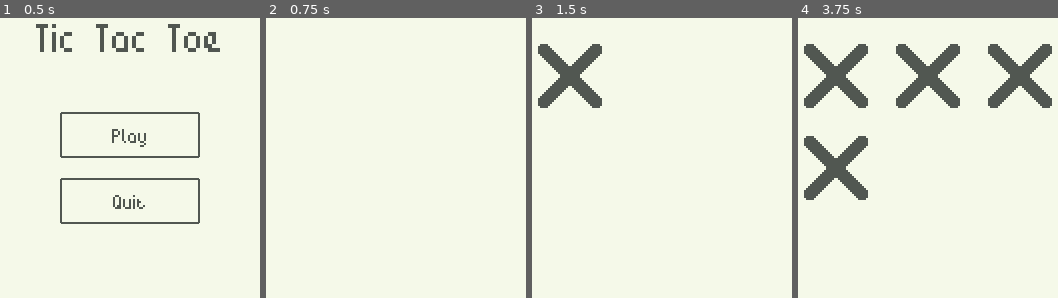
Above: before the commit, frames 1-4 (left to right).
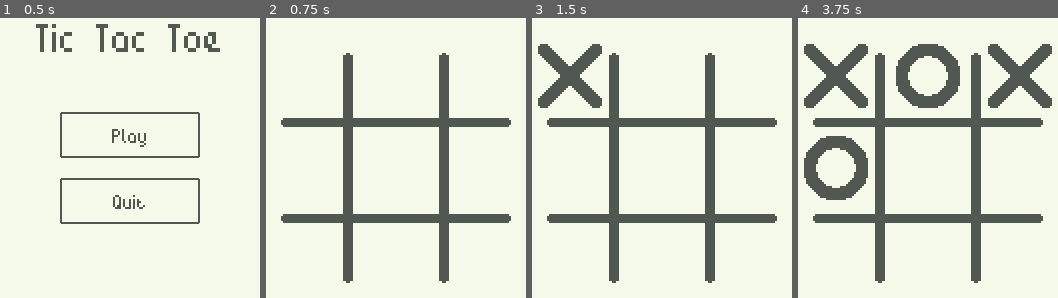
Above: after the commit, the same moments.

Repository: cnnranderson/godot-tic-tac-toe
Game: Godot game, scene res://scenes/main/MainScene.tscn
Same seed, same stepped clock (60 frames per second), same inputs: the game is played once before the commit and once after it.
Inputs (mouse positions are in pixels of both pictures, inside the frame that each line leads up to):
- Up to frame 1 (0.5 s): no input
- Up to frame 2 (0.75 s): click "Play" at 0.5 s
- Up to frame 3 (1.5 s): tap Enter at 1.25 s; move the mouse to (571, 76) at 1.27 s; click (571, 76) at 1.42 s
- Up to frame 4 (3.75 s): tap Space at 2, 3.5 s; move the mouse to (928, 76) at 2.02 s; click (928, 76) at 2.17 s; tap Enter at 2.75 s; move the mouse to (1019, 76) at 2.77 s; click (1019, 76) at 2.92 s; move the mouse to (837, 169) at 3.52 s; click (837, 169) at 3.67 s

Frame 1 is identical in both runs. In frame 2, 11% of the frame differs, in the area x 5-95%, y 12-95%; in frame 3, 11%; in frame 4, 19%, in the area x 2-95%, y 9-95%.

Commit message:
Add winning condition and gamestate

Diff:
--- a/entities/GameGrid.gd
+++ /dev/null
@@ -1,16 +0,0 @@
-extends Node2D
-
-var grid = []
-
-func _ready():
-	_init_grid()
-	pass
-
-func _init_grid():
-	for i in range(3):
-		grid.append([])
-		for j in range(3):
-			grid[i].append("test")
-
-func on_Area_clicked(area):
-	print("Clicked")
--- /dev/null
+++ b/entities/grid/GameGrid.gd
@@ -0,0 +1,35 @@
+extends Node2D
+
+var grid = []
+
+func _ready():
+	_init_grid()
+	Events.connect("tile_placed", self, "_Event_tile_placed")
+
+func _init_grid():
+	for i in range(3):
+		grid.append([])
+		for _j in range(3):
+			grid[i].append("")
+
+func _check_win(last_tile, last_coord):
+	# Check horizontal
+	for i in range(3):
+		if grid[last_coord.y][i] != last_tile:
+			break
+		elif i == 2:
+			Events.emit_signal("game_won", last_tile)
+			return
+
+	# Check vertical
+	for i in range(3):
+		if grid[i][last_coord.x] != last_tile:
+			break
+		elif i == 2:
+			Events.emit_signal("game_won", last_tile)
+			return
+
+func _Event_tile_placed(tile, coordinate):
+	grid[coordinate.y][coordinate.x] = tile
+	_check_win(tile, coordinate)
+	GameState.current_player = "x" if tile == "o" else "o"
--- a/entities/GameGrid.tscn
+++ b/entities/grid/GameGrid.tscn
@@ -1,10 +1,15 @@
-[gd_scene load_steps=3 format=2]
+[gd_scene load_steps=4 format=2]
 
-[ext_resource path="res://entities/GameGrid.gd" type="Script" id=1]
-[ext_resource path="res://entities/GridTile.tscn" type="PackedScene" id=2]
+[ext_resource path="res://images/grid.png" type="Texture" id=1]
+[ext_resource path="res://entities/grid/GridTile.tscn" type="PackedScene" id=2]
+[ext_resource path="res://entities/grid/GameGrid.gd" type="Script" id=3]
 
 [node name="Grid" type="Node2D"]
-script = ExtResource( 1 )
+script = ExtResource( 3 )
+
+[node name="GridImage" type="Sprite" parent="."]
+scale = Vector2( 1.2, 1.2 )
+texture = ExtResource( 1 )
 
 [node name="Top" type="Node2D" parent="."]
 position = Vector2( 0, -46 )
@@ -13,27 +18,35 @@
 position = Vector2( -46, 0 )
 
 [node name="Middle" parent="Top" instance=ExtResource( 2 )]
+coord = Vector2( 1, 0 )
 
 [node name="Right" parent="Top" instance=ExtResource( 2 )]
 position = Vector2( 46, 0 )
+coord = Vector2( 2, 0 )
 
 [node name="Middle" type="Node2D" parent="."]
 
 [node name="Left" parent="Middle" instance=ExtResource( 2 )]
 position = Vector2( -46, 0 )
+coord = Vector2( 0, 1 )
 
 [node name="Middle" parent="Middle" instance=ExtResource( 2 )]
+coord = Vector2( 1, 1 )
 
 [node name="Right" parent="Middle" instance=ExtResource( 2 )]
 position = Vector2( 46, 0 )
+coord = Vector2( 2, 1 )
 
 [node name="Bottom" type="Node2D" parent="."]
 position = Vector2( 0, 46 )
 
 [node name="Left" parent="Bottom" instance=ExtResource( 2 )]
 position = Vector2( -46, 0 )
+coord = Vector2( 0, 2 )
 
 [node name="Middle" parent="Bottom" instance=ExtResource( 2 )]
+coord = Vector2( 1, 2 )
 
 [node name="Right" parent="Bottom" instance=ExtResource( 2 )]
 position = Vector2( 46, 0 )
+coord = Vector2( 2, 2 )
--- a/entities/GridTile.gd
+++ b/entities/grid/GridTile.gd
@@ -4,7 +4,7 @@
 const o_sprite = preload("res://images/o.png")
 
 export(Vector2) var coord = Vector2()
-export(String) var tile = "o"
+export(String) var tile = ""
 
 func _ready():
 	$Sprite.visible = false
@@ -12,13 +12,18 @@
 func _on_Tile_input_event(viewport, event, shape_idx):
 	if event is InputEventMouseButton:
 		if event.button_index == 1 and event.pressed == true:
-			print(self.name)
-			set_tile("x" if tile == "o" else "o")
+			set_tile(GameState.current_player)
 
-func set_tile(player):
+func set_tile(tile_type):
+	# Short circuit if tile is already taken
+	if tile != "" or !GameState.can_move:
+		return
+
+	# Let everyone know we placed a tile
+	Events.emit_signal("tile_placed", tile_type, coord)
 	$Sprite.visible = true
-	tile = player
-	match player:
+	tile = tile_type
+	match tile:
 		"x": $Sprite.texture = x_sprite
 		"o": $Sprite.texture = o_sprite
 		_: $Sprite.visible = false
--- a/entities/GridTile.tscn
+++ b/entities/grid/GridTile.tscn
@@ -1,6 +1,6 @@
 [gd_scene load_steps=4 format=2]
 
-[ext_resource path="res://entities/GridTile.gd" type="Script" id=1]
+[ext_resource path="res://entities/grid/GridTile.gd" type="Script" id=1]
 [ext_resource path="res://images/o.png" type="Texture" id=2]
 
 [sub_resource type="RectangleShape2D" id=1]
--- a/project.godot
+++ b/project.godot
@@ -27,6 +27,8 @@
 [autoload]
 
 Global="*res://scripts/Global.gd"
+Events="*res://scripts/Events.gd"
+GameState="*res://scripts/GameState.gd"
 
 [display]
 
--- /dev/null
+++ b/scenes/game/GameScene.gd
@@ -0,0 +1,8 @@
+extends Node2D
+
+func _ready():
+	Events.connect("game_won", self, "_Event_game_won")
+
+func _Event_game_won(winner):
+	$Hud/WinLabel.visible = true
+	GameState.can_move = false
--- a/scenes/game/GameScene.tscn
+++ b/scenes/game/GameScene.tscn
@@ -1,9 +1,42 @@
-[gd_scene load_steps=2 format=2]
+[gd_scene load_steps=5 format=2]
 
-[ext_resource path="res://entities/GameGrid.tscn" type="PackedScene" id=1]
+[ext_resource path="res://entities/grid/GameGrid.tscn" type="PackedScene" id=1]
+[ext_resource path="res://scenes/game/GameScene.gd" type="Script" id=2]
+[ext_resource path="res://fonts/BitPotionExt.ttf" type="DynamicFontData" id=3]
+
+[sub_resource type="DynamicFont" id=1]
+size = 64
+outline_color = Color( 0.317647, 0.341176, 0.317647, 1 )
+font_data = ExtResource( 3 )
 
 [node name="Game" type="Node2D"]
+script = ExtResource( 2 )
 
 [node name="Grid" parent="." instance=ExtResource( 1 )]
 position = Vector2( 360, 240 )
 scale = Vector2( 2, 2 )
+
+[node name="Hud" type="CanvasLayer" parent="."]
+
+[node name="WinLabel" type="Label" parent="Hud"]
+visible = false
+anchor_left = 0.5
+anchor_top = 1.0
+anchor_right = 0.5
+anchor_bottom = 1.0
+margin_left = -110.0
+margin_top = -70.0
+margin_right = 110.0
+margin_bottom = -14.0
+custom_fonts/font = SubResource( 1 )
+custom_colors/font_color = Color( 0.317647, 0.341176, 0.317647, 1 )
+text = "Tic Tac Toe!"
+align = 1
+__meta__ = {
+"_edit_use_anchors_": false
+}
+
+[node name="Timers" type="CanvasLayer" parent="."]
+
+[node name="RandomPlayerTimer" type="Timer" parent="Timers"]
+wait_time = 3.0
--- /dev/null
+++ b/scripts/Events.gd
@@ -0,0 +1,13 @@
+extends Node
+
+"""
+Events Singleton -- used to define events for the entire game.
+
+This allows us to bind events anywhere across the entities used
+without having to create complex hierarchies within nodes when
+connecting signal subscribers.
+"""
+
+# Core Game signals
+signal game_won(winner)
+signal tile_placed(tile, coordinate)
--- /dev/null
+++ b/scripts/GameState.gd
@@ -0,0 +1,7 @@
+extends Node
+
+var current_player = "x"
+var can_move = true
+
+func _ready():
+	pause_mode = Node.PAUSE_MODE_PROCESS
--- a/ui/base_theme.tres
+++ b/ui/base_theme.tres
@@ -2,9 +2,22 @@
 
 [ext_resource path="res://fonts/BitPotionExt.ttf" type="DynamicFontData" id=1]
 
-[sub_resource type="StyleBoxEmpty" id=3]
+[sub_resource type="StyleBoxEmpty" id=1]
 
-[sub_resource type="StyleBoxFlat" id=6]
+[sub_resource type="StyleBoxFlat" id=2]
+bg_color = Color( 0.960784, 0.976471, 0.913725, 1 )
+border_width_left = 2
+border_width_top = 2
+border_width_right = 2
+border_width_bottom = 2
+border_color = Color( 0.317647, 0.341176, 0.317647, 1 )
+corner_radius_top_left = 2
+corner_radius_top_right = 2
+corner_radius_bottom_right = 2
+corner_radius_bottom_left = 2
+anti_aliasing = false
+
+[sub_resource type="StyleBoxFlat" id=3]
 bg_color = Color( 0.960784, 0.976471, 0.913725, 1 )
 border_width_left = 2
 border_width_top = 2
@@ -18,19 +31,6 @@
 anti_aliasing = false
 
 [sub_resource type="StyleBoxFlat" id=4]
-bg_color = Color( 0.960784, 0.976471, 0.913725, 1 )
-border_width_left = 2
-border_width_top = 2
-border_width_right = 2
-border_width_bottom = 2
-border_color = Color( 0.317647, 0.341176, 0.317647, 1 )
-corner_radius_top_left = 2
-corner_radius_top_right = 2
-corner_radius_bottom_right = 2
-corner_radius_bottom_left = 2
-anti_aliasing = false
-
-[sub_resource type="StyleBoxFlat" id=5]
 bg_color = Color( 0.317647, 0.341176, 0.317647, 1 )
 border_width_left = 10
 border_color = Color( 0.960784, 0.976471, 0.913725, 1 )
Binary file added: images/grid.png
Not shown, added: images/grid.png.import
Not shown: 2 places in ui/base_theme.tres that only renumber resources
